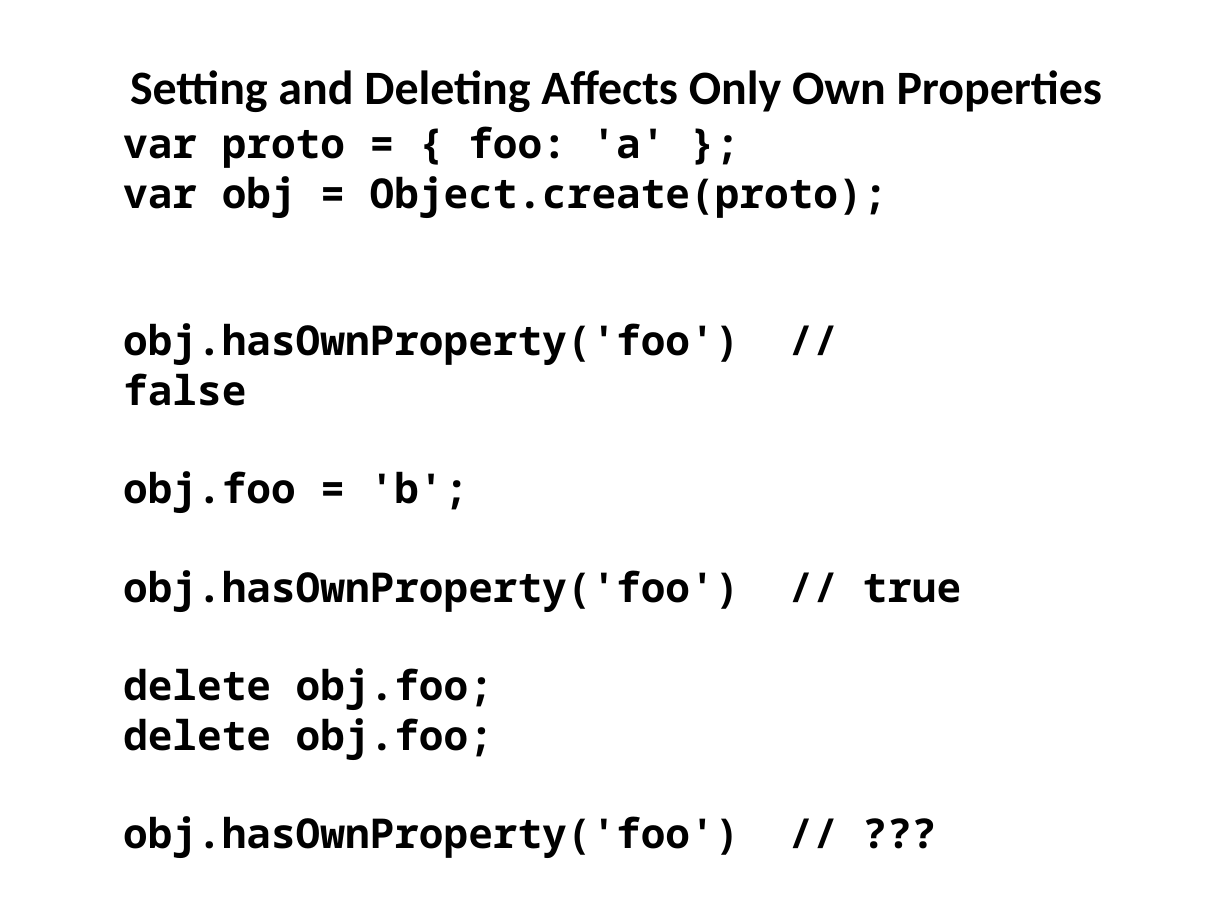
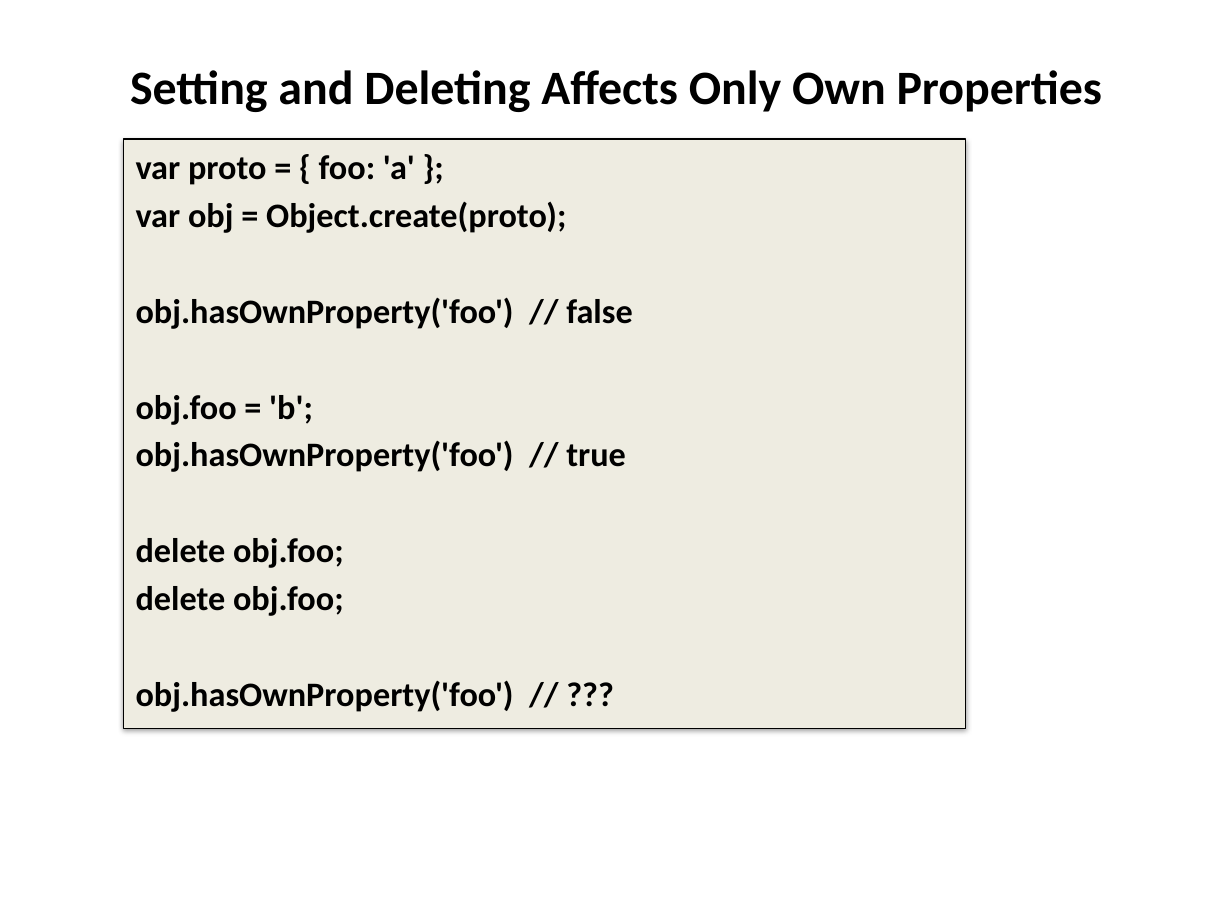
Before and after one commit to dzmitry-varabei/front-end-course, a slide deck: slide 18 of inheritance-in-javascript/Inheritance.pptx. Drawn at 1232x924 pixels with LibreOffice and Linux fonts; fonts in the diff are those of the drawing. Boxes give left, top, right and bottom in pixels: in the first picture for what was removed or moved away, otherwise in the second. Text is boxed around its words. In the diff, an @@ line names an element or a change of style, - is before the commit and + after.

```diff
--- a/inheritance-in-javascript/Inheritance.pptx
+++ b/inheritance-in-javascript/Inheritance.pptx
@@ text "var proto = { foo: ...": place and size @@
-text "var proto = { foo: ..." at (123, 126, 962, 858)
+text "var proto = { foo: ..." at (123, 139, 965, 740)
@@ text "var proto = { foo: ..." at (123, 139, 965, 740): size 24 to 20 pt, font Noto Sans Mono to Calibri; more space between paragraphs; vertical alignment middle to top; fill none to #EEECE1; outline none to #000000 0.75 pt; shadow on @@
```
Also in this commit, not shown: 13 other slides changed.
